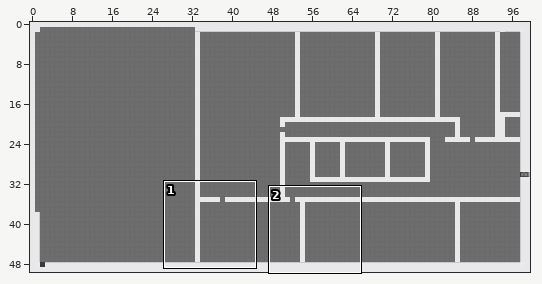
Tiled map (JSON) -- map/balticOffice.json. Above: a wide view before the commit, with the close-up outlined.
Close-up. Earlier state:
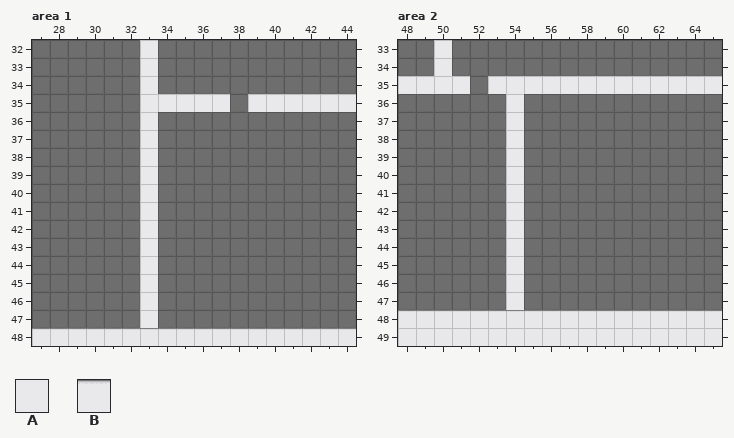
Cells are 32x32 px. Shown: area 1 x 27..44, y 32..48; area 2 x 48..65, y 33..49. The commit also changed other parts of the map, which this record leaves out. Not drawn, because the pictures are missing: unchanged layers "colliders", "exitBaltic", "startBaltic".
Key: from "cija_32x32_expansion for Pipoy": A 721, B 722 turned 270.
_ is an empty cell.
Layers that did not change in this view are not listed.
Layer "bottomWall" before, area 1, first column x 27:
32 ______A___________
33 ______A___________
34 ______A___________
35 ______AAAAA_AAAAAA
36 ______A___________
37 ______A___________
38 ______A___________
39 ______A___________
40 ______A___________
41 ______A___________
42 ______A___________
43 ______A___________
44 ______A___________
45 ______A___________
46 ______A___________
47 ______A___________
48 BBBBBBBBBBBBBBBBBB
Layer "bottomWall" before, area 2, first column x 48:
33 __A_______________
34 __A_______________
35 AAAA_AAAAAAAAAAAAA
36 ______A___________
37 ______A___________
38 ______A___________
39 ______A___________
40 ______A___________
41 ______A___________
42 ______A___________
43 ______A___________
44 ______A___________
45 ______A___________
46 ______A___________
47 ______A___________
48 BBBBBBBBBBBBBBBBBB
49 __________________
New version:
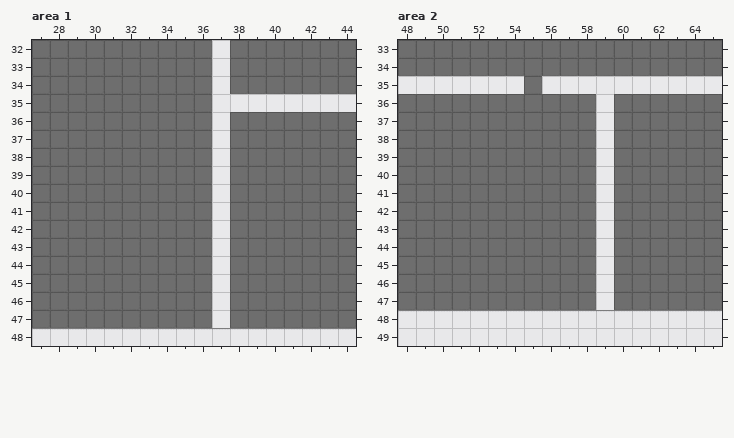
The exact change:
Layer "bottomWall", area 1:
The author put tile A in rows 32 to 34 at x 37; in row 35 at x 38; in rows 36 to 47 at x 37.
The edit erases tile A in rows 32 to 34 at x 33; in row 35 at x 33 to 36; in rows 36 to 47 at x 33.
Layer "bottomWall", area 2:
The author put tile A in row 35 at x 52; in rows 36 to 47 at x 59.
The edit erases tile A in rows 33 to 34 at x 50; in row 35 at x 55; in rows 36 to 47 at x 54.
Boxes around the changes in both close-ups, in picture pixels (x1, y1, x2, y2):
changed: (140, 40, 248, 328)
removed: (434, 40, 452, 76)
added: (470, 76, 488, 94)
removed: (506, 76, 542, 310)
added: (596, 94, 614, 310)
